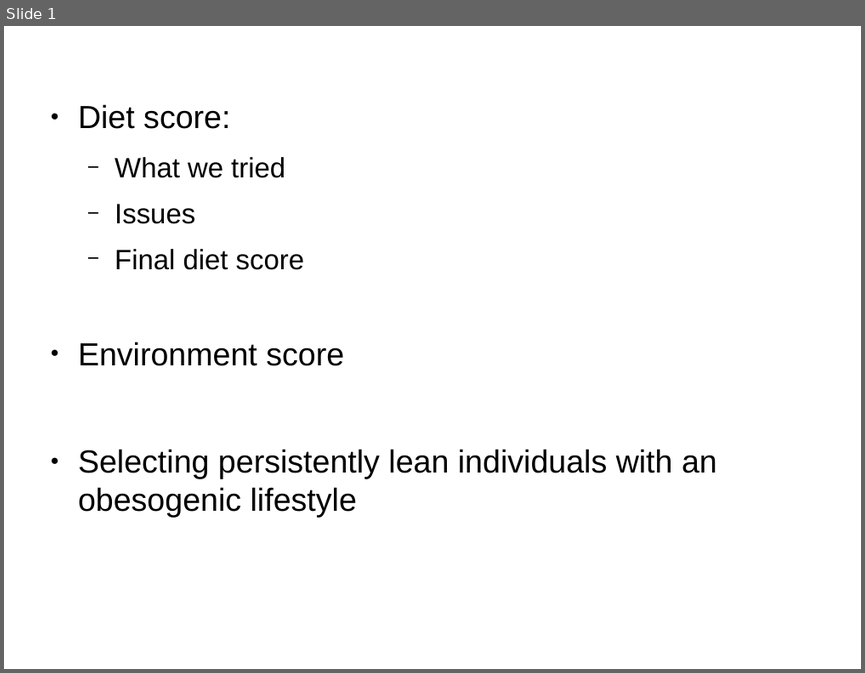
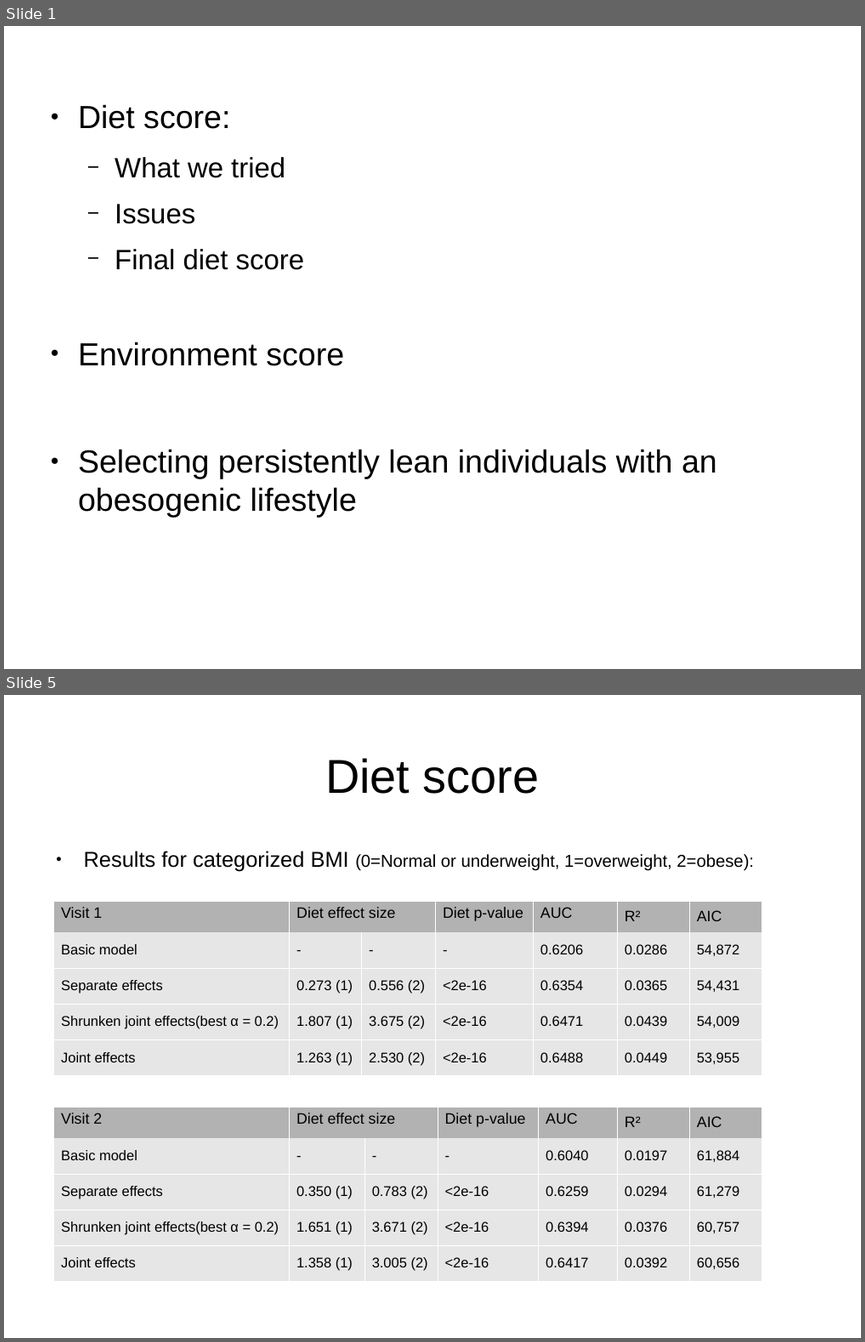
Before and after one commit to jernejaMislejMasters/lean_phenotype, a slide deck: documents/reports/meetings/19_6_2017.odp. Shown one above the other, each under a label of ours: slide 1 before the commit, slides 1 and 5 after it; the slides between them are not shown. The pictures are 865x673 and 865x1342 pixels, drawn with LibreOffice and Linux fonts; fonts in the diff are those of the drawing. Boxes give left, top, right and bottom in pixels: in the first picture for what was removed or moved away, otherwise in the second. Text is boxed around its words. In the diff, an @@ line names an element or a change of style, - is before the commit and + after.

```diff
--- a/documents/reports/meetings/19_6_2017.odp
+++ b/documents/reports/meetings/19_6_2017.odp
@@ slide 5 added at box(4, 695, 861, 1338), background #FFFFFF @@
@@ title added at box(325, 758, 540, 794), 44 pt, text #000000 @@
+Diet score
@@ text added at box(84, 851, 754, 871), 16 pt, text #000000 @@
+● Results for categorized BMI (0=Normal or underweight, 1=overweight, 2=obese):
@@ table added at box(54, 900, 762, 1075), 5 rows, 7 columns @@
+Visit 1 | Diet effect size |  | Diet p-value | AUC | R² | AIC
+Basic model | - | - | - | 0.6206 | 0.0286 | 54,872
+Separate effects | 0.273 (1) | 0.556 (2) | <2e-16 | 0.6354 | 0.0365 | 54,431
+Shrunken joint effects(best α = 0.2) | 1.807 (1) | 3.675 (2) | <2e-16 | 0.6471 | 0.0439 | 54,009
+Joint effects | 1.263 (1) | 2.530 (2) | <2e-16 | 0.6488 | 0.0449 | 53,955
@@ table added at box(54, 1106, 762, 1281), 5 rows, 7 columns @@
+Visit 2 | Diet effect size |  | Diet p-value | AUC | R² | AIC
+Basic model | - | - | - | 0.6040 | 0.0197 | 61,884
+Separate effects | 0.350 (1) | 0.783 (2) | <2e-16 | 0.6259 | 0.0294 | 61,279
+Shrunken joint effects(best α = 0.2) | 1.651 (1) | 3.671 (2) | <2e-16 | 0.6394 | 0.0376 | 60,757
+Joint effects | 1.358 (1) | 3.005 (2) | <2e-16 | 0.6417 | 0.0392 | 60,656
```
Also in this commit, not shown: 6 slides changed, 4 other files.
